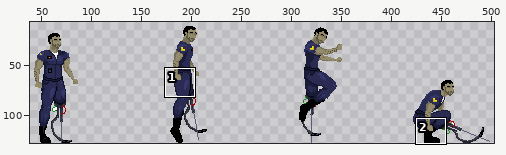
Sprite sheet, stored at Leviathan/Assets/Sprites/Characters/MonaghanSprites/Submariner/Sprites/JumpAnimation.png. The picture above shows the old version from afar; the outline marks the close-up.
Close-up. Old version:
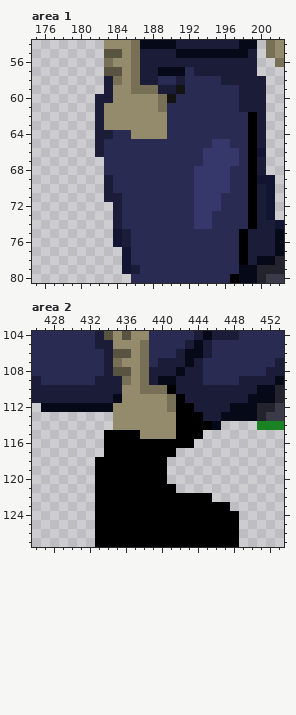
The file is 512x128 pixels. Colours within 5 levels of each other are drawn and written as one. Shown: area 1: x 175..202, y 54..80; area 2: x 426..453, y 104..127. The wide view leaves out empty margins. The commit also changed other parts of the picture, which this record leaves out.
After:
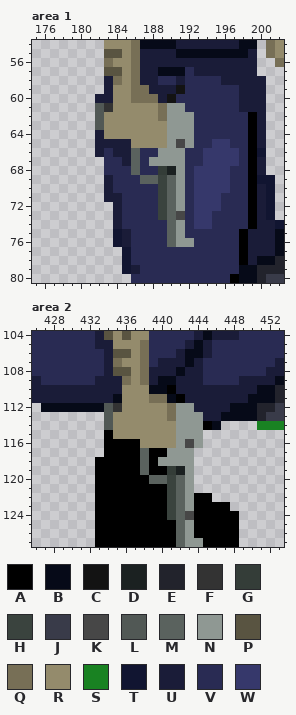
Palette (. is transparent): A #000000  B #060a18  C #131313  D #1b2121  E #22232c  F #333333  G #343d38  H #3a433e  J #393b49  K #474747  L #515855  M #5a625e  N #8f9893  P #595441  Q #776f56  R #948b6c  S #198222  T #111531  U #1a1c38  V #292b53  W #36386b
Difference:
Area 1:
y 59: x 188 Q -> U
y 60: x 186..189 RRRQ -> QQQU
y 61: x 182..183 UR -> LF; x 190..191 VV -> NN
y 62: x 182 U -> L; x 189..192 RVVV -> QNNN
y 63: x 182 U -> L; x 190..192 VVV -> NNN
y 64: x 183..185 UVV -> RRR; x 190..192 VVV -> NNN
y 65: x 183..192 VVVVVVVVVV -> UUURRRRNKN
y 66: x 184..186 VVV -> UUM; x 189..191 VVV -> NNN
y 67: x 185..186 VV -> UM; x 188..191 VVVV -> NNNN
y 68: x 186 V -> M; x 189..191 VVV -> GDN
y 69: x 187..191 VVVVV -> MMHMN
y 70..72: x 189..191 VVV -> HMN
y 73: x 189..191 VVV -> HMK
y 74..75: x 190..191 VV -> MN
y 76: x 190..192 VVV -> MNN
Area 2:
y 110: x 438..440 QQQ -> RBB
y 111: x 439..441 RRQ -> QQB
y 112: x 434..435 BR -> LF; x 442..443 AA -> NN
y 113: x 434 . -> L; x 441..444 RAAA -> QNNN
y 114: x 434 . -> L; x 442..444 AAA -> NNN
y 115: x 435..437 AAA -> RRR; x 442..444 AAA -> NNN
y 116: x 438..444 AAAAAA. -> RRRRNKN
y 117: x 438 A -> M; x 441..443 A.. -> NNN
y 118: x 438 A -> M; x 440..443 A... -> NNNN
y 119: x 438 A -> M; x 441..443 ... -> GDN
y 120: x 439..443 AA... -> MMHMN
y 121: x 441..443 A.. -> HMN
y 122..123: x 441..443 AAA -> HMN
y 124: x 441..443 AAA -> HMK
y 125..126: x 442..443 AA -> MN
y 127: x 442..444 AAA -> MNN
Boxes around the changes in both close-ups, in picture pixels (x1, y1, x2, y2):
changed: (95, 85, 194, 247)
changed: (104, 385, 203, 547)
